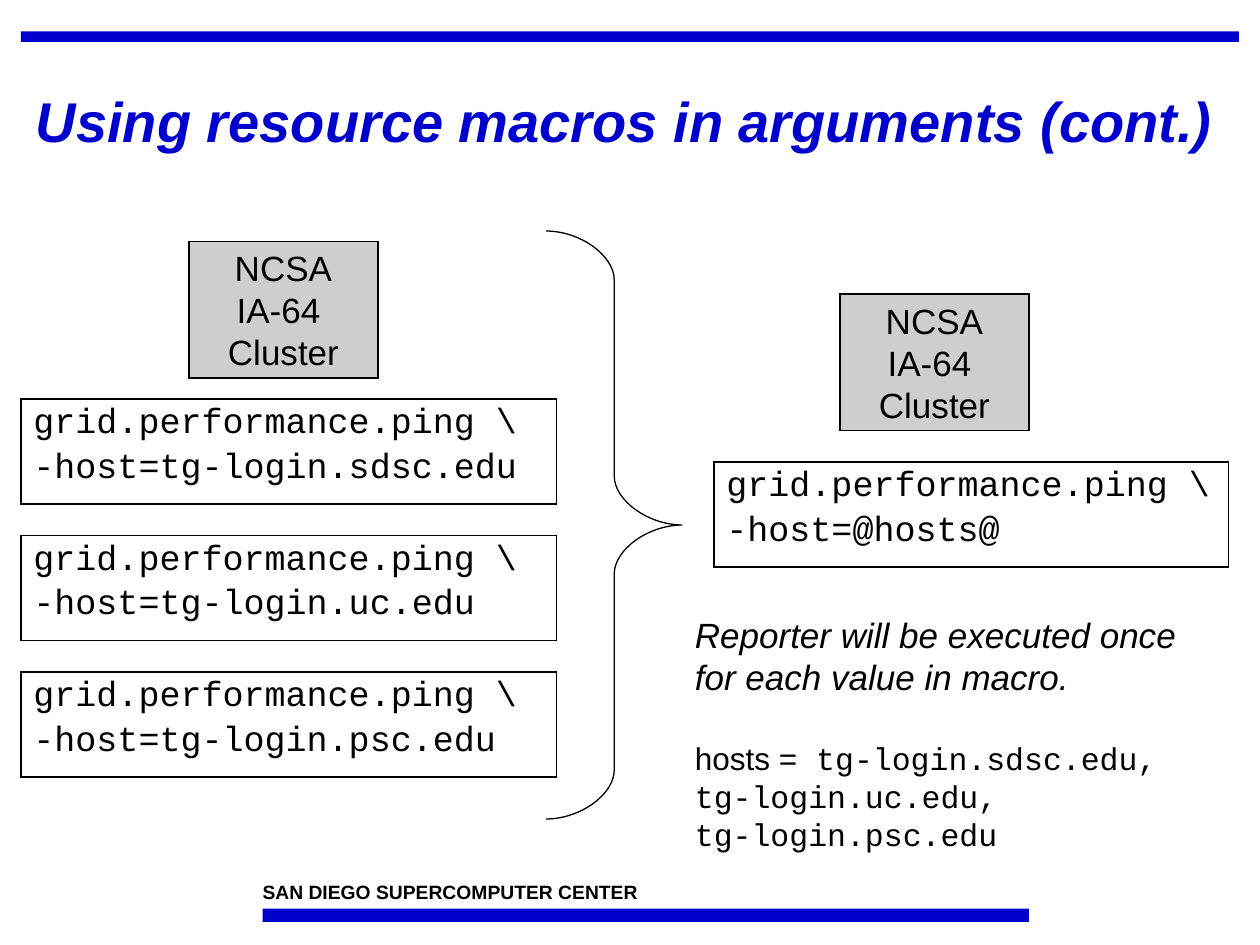
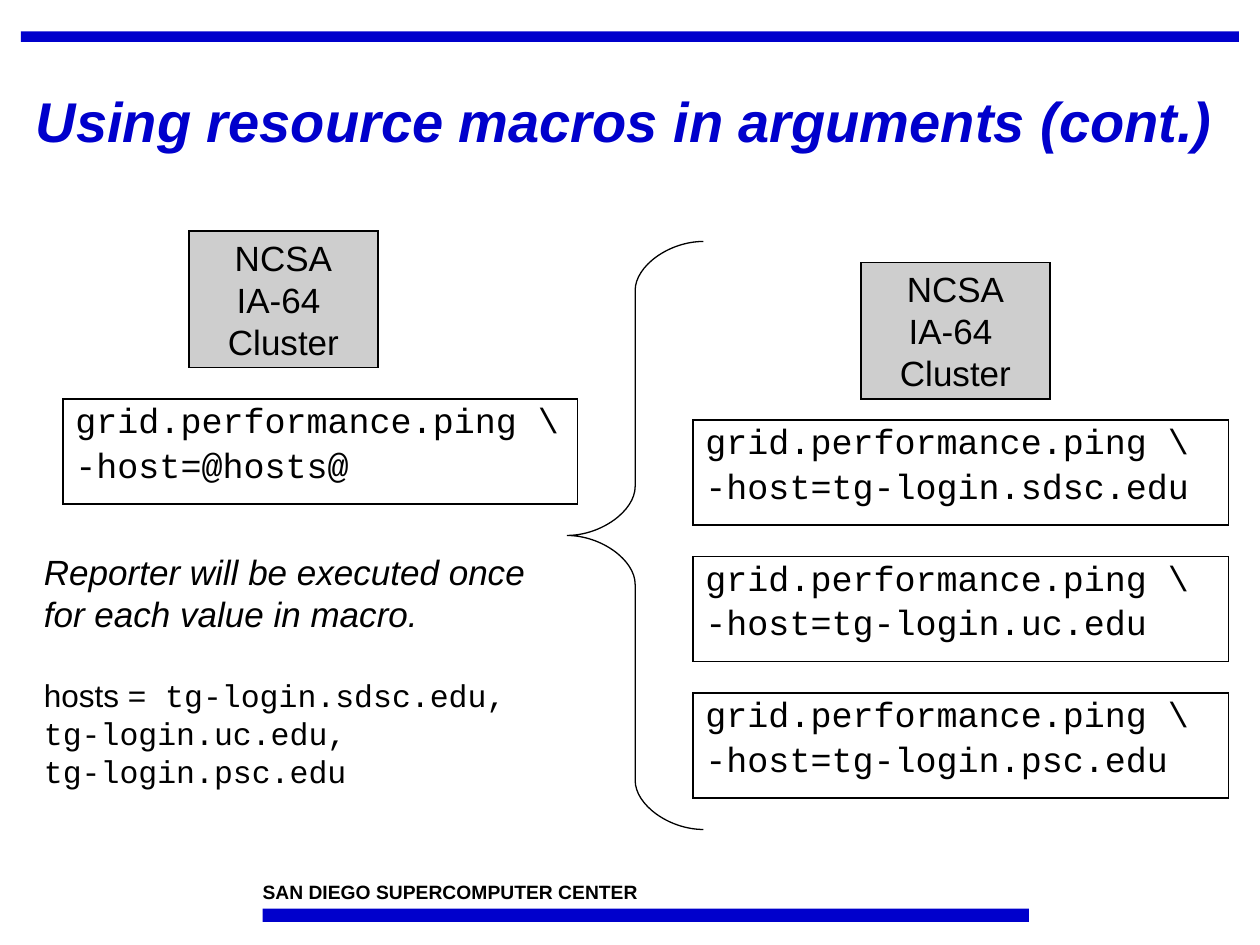
Before and after one commit to IncaProject/inca-xsede, a slide deck: slide 18 of talks/feb-06-workshop/control.ppt (slide 17 before the commit). Drawn at 1260x945 pixels with LibreOffice and Linux fonts; fonts in the diff are those of the drawing; background and template pictures are left out. Boxes give left, top, right and bottom in pixels: in the first picture for what was removed or moved away, otherwise in the second. Text is boxed around its words. In the diff, an @@ line names an element or a change of style, - is before the commit and + after.

```diff
--- a/talks/feb-06-workshop/control.ppt
+++ b/talks/feb-06-workshop/control.ppt
@@ rectangle "NCSA": place and size @@
-rectangle "NCSA" at box(189, 242, 378, 378)
+rectangle "NCSA" at box(189, 231, 378, 367)
@@ freeform shape: place and size @@
-freeform shape at box(546, 231, 682, 819)
+freeform shape at box(567, 242, 703, 830)
@@ rectangle "NCSA": place and size @@
-rectangle "NCSA" at box(840, 294, 1029, 430)
+rectangle "NCSA" at box(861, 262, 1050, 398)
@@ rectangle "grid.performance.ping \": place and size @@
-rectangle "grid.performance.ping \" at box(714, 462, 1228, 567)
+rectangle "grid.performance.ping \" at box(63, 399, 577, 504)
@@ text "Reporter will be executed once ...": place and size @@
-text "Reporter will be executed once ..." at box(695, 622, 1176, 853)
+text "Reporter will be executed once ..." at box(44, 559, 525, 790)
@@ 3 rectangles: place and size @@
-3 rectangles at box(21, 399, 557, 776)
+3 rectangles at box(693, 420, 1228, 798)
```
Also in this commit, not shown: 18 other slides changed, 1 slide added, 1 other file.
